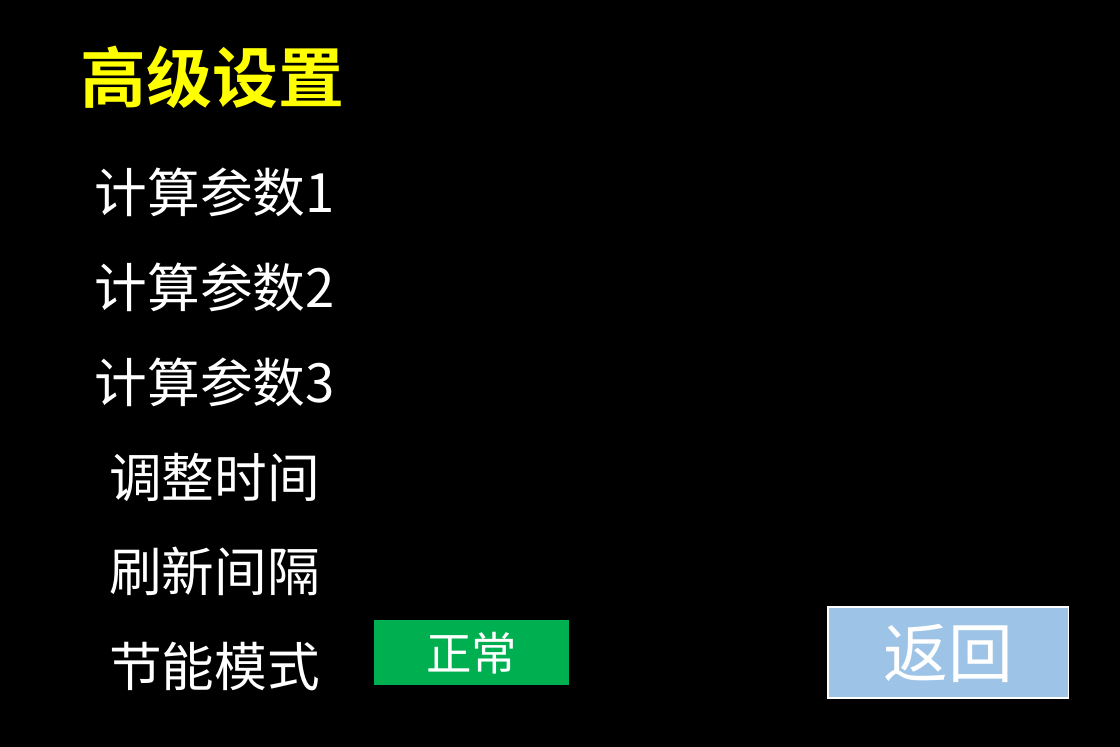
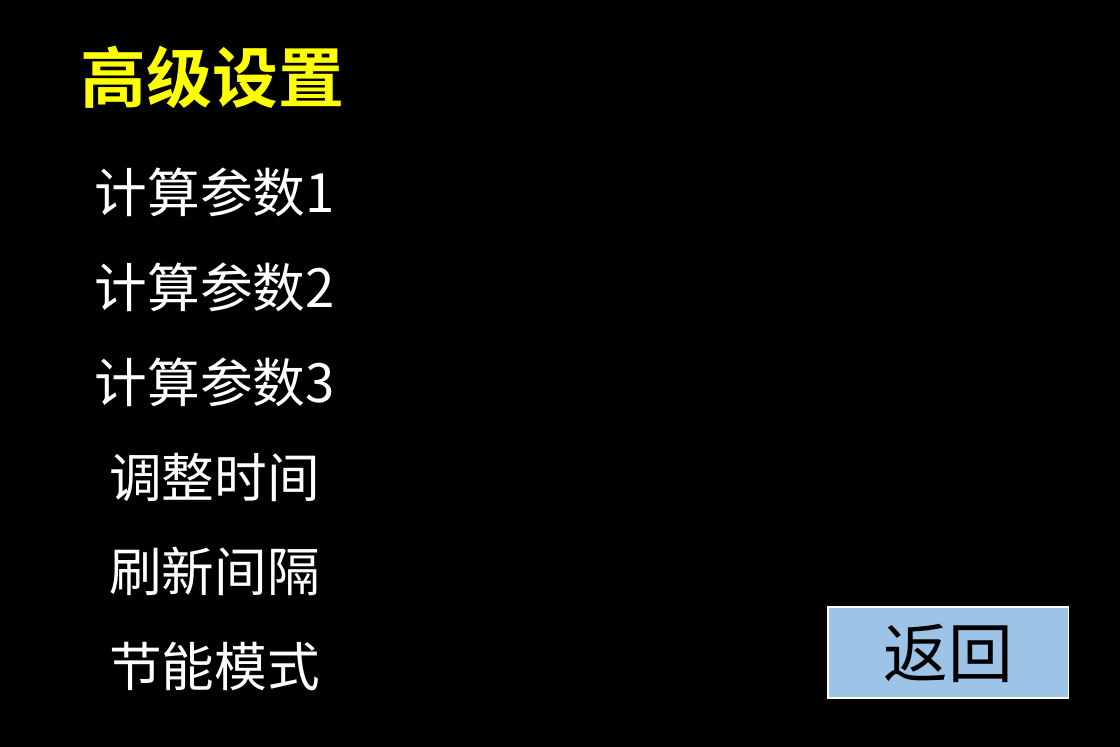
Before and after one commit to Derrick1024/IntelligentWindow, a slide deck: slide 8 of HMI/UI.pptx (slide 7 before the commit). Drawn at 1120x747 pixels with LibreOffice and Linux fonts; fonts in the diff are those of the drawing. Boxes give left, top, right and bottom in pixels: in the first picture for what was removed or moved away, otherwise in the second. Text is boxed around its words. In the diff, an @@ line names an element or a change of style, - is before the commit and + after.

```diff
--- a/HMI/UI.pptx
+++ b/HMI/UI.pptx
@@ rectangle removed at [375,620,568,684] @@
-正常
@@ rectangle "返回" at [828,607,1069,697]: text colour #FFFFFF to #000000 @@
```
Also in this commit, not shown: 3 other slides changed, 1 slide added, 29 other files.
